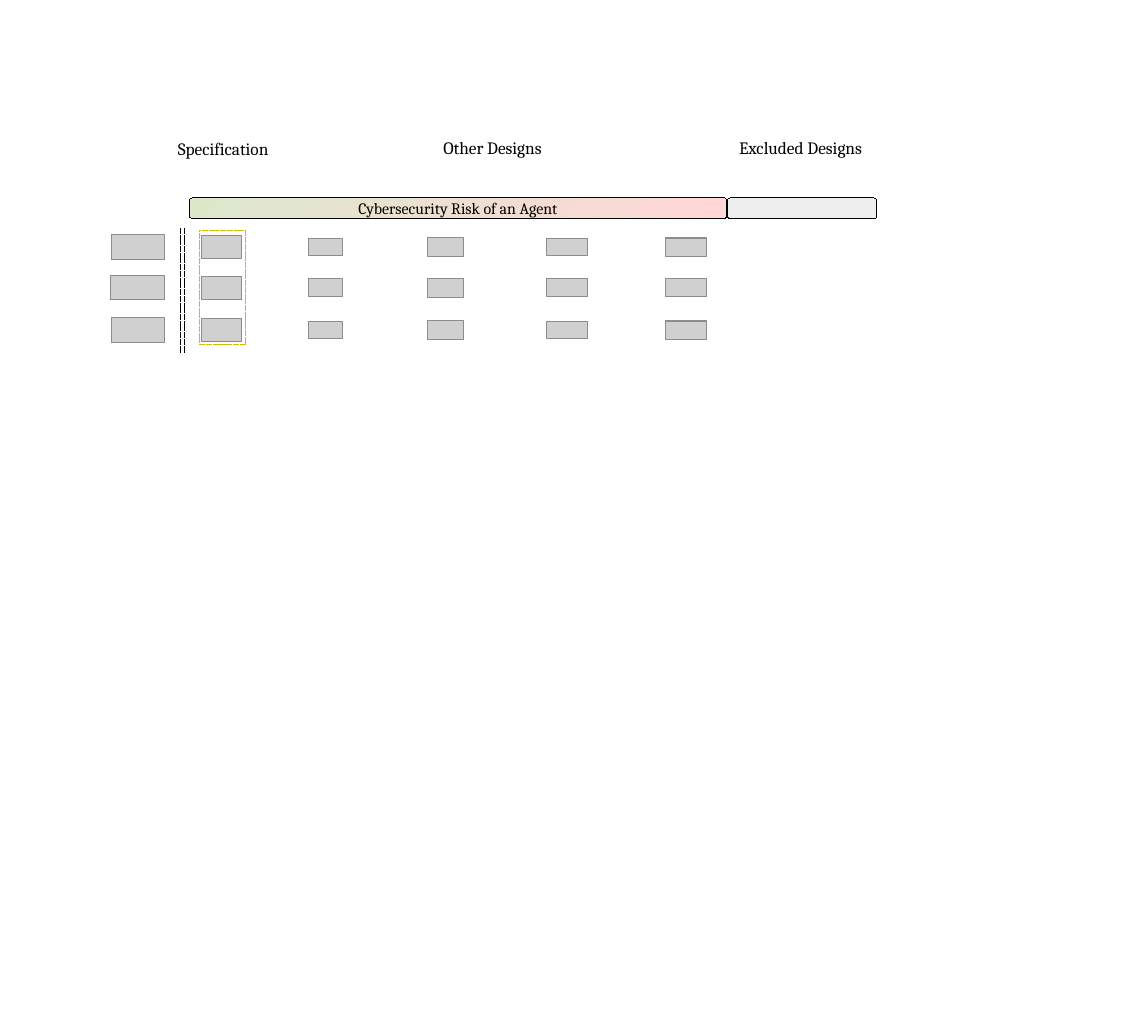
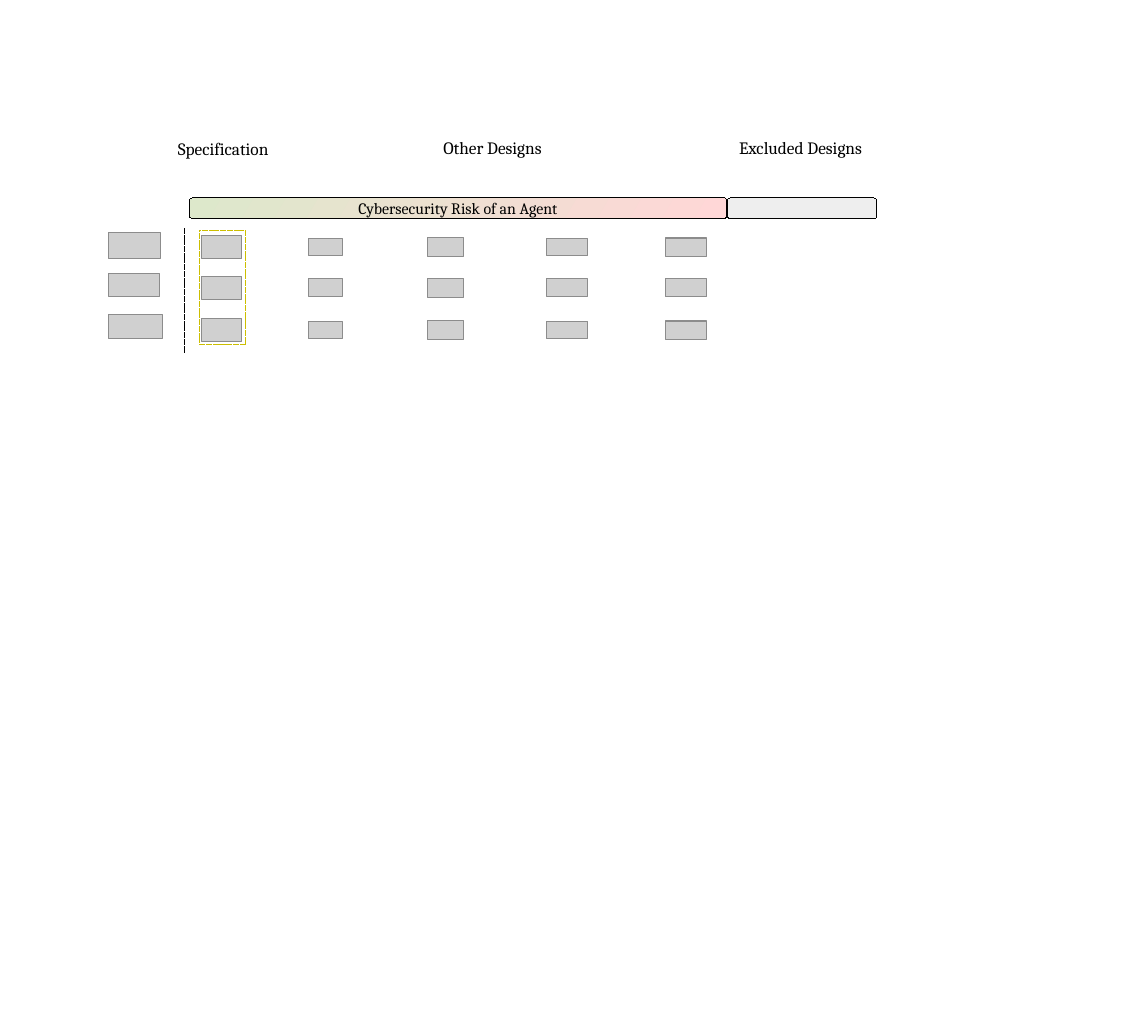
Before and after one commit to v-research/cybersecurity, a slide deck: slide 7 of reports/paper_0/images/v-research_images_v1.0.odp (slide 6 before the commit). Drawn at 1148x1025 pixels with LibreOffice and Linux fonts; fonts in the diff are those of the drawing; grey boxes stand for pictures. Boxes give left, top, right and bottom in pixels: in the first picture for what was removed or moved away, otherwise in the second. Text is boxed around its words. In the diff, an @@ line names an element or a change of style, - is before the commit and + after.

```diff
--- a/reports/paper_0/images/v-research_images_v1.0.odp
+++ b/reports/paper_0/images/v-research_images_v1.0.odp
@@ picture: place and size @@
-picture at [111, 234, 164, 259]
+picture at [109, 232, 160, 258]
@@ line removed from (180, 228) to (180, 353) @@
@@ picture: place and size @@
-picture at [110, 275, 165, 300]
+picture at [109, 274, 160, 297]
@@ picture: place and size @@
-picture at [111, 318, 164, 343]
+picture at [109, 315, 164, 339]
```
Also in this commit, not shown: 3 other slides changed, 6 other files.
